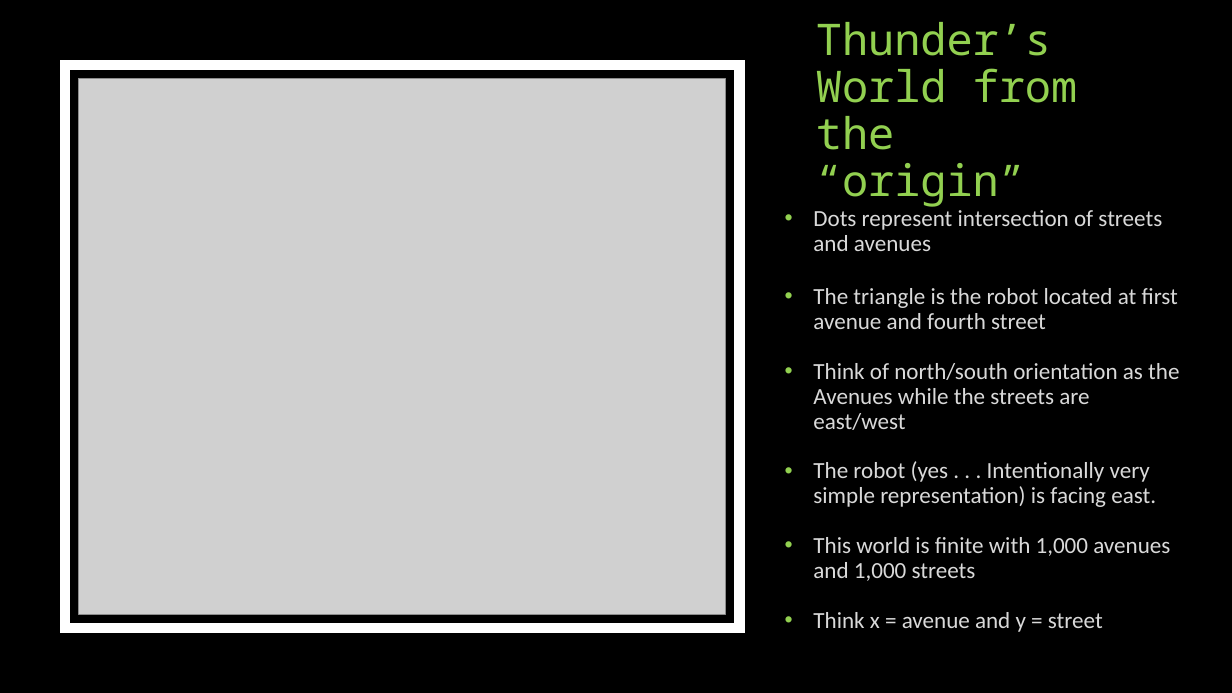
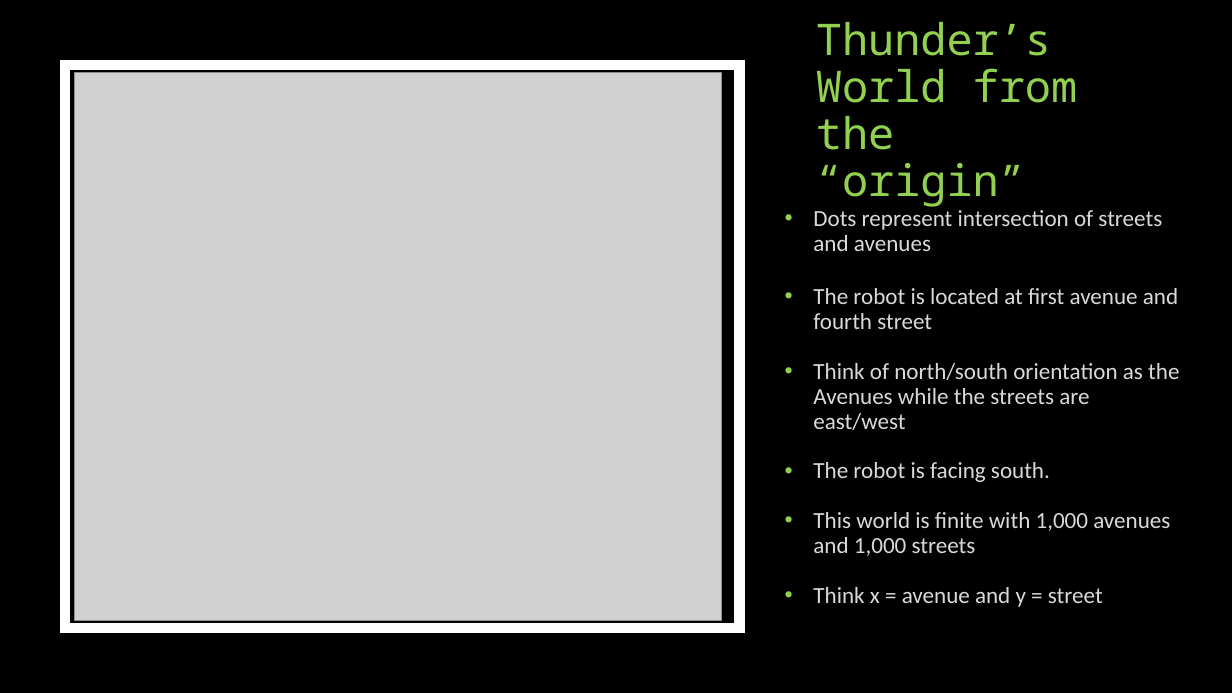
Before and after one commit to HHaiduk/thunder, a slide deck: slide 8 of Thunder_the_Robot.pptx (slide 7 before the commit). Drawn at 1232x693 pixels with LibreOffice and Linux fonts; fonts in the diff are those of the drawing; grey boxes stand for pictures. Boxes give left, top, right and bottom in pixels: in the first picture for what was removed or moved away, otherwise in the second. Text is boxed around its words. In the diff, an @@ line names an element or a change of style, - is before the commit and + after.

```diff
--- a/Thunder_the_Robot.pptx
+++ b/Thunder_the_Robot.pptx
@@ picture: place and size @@
-picture at (79, 79, 726, 615)
+picture at (75, 73, 722, 621)
@@ text at (813, 288, 1178, 329): text changed @@
-• The triangle is the robot located at first avenue and fourth street
+• The robot is located at first avenue and fourth street
@@ text at (813, 462, 1050, 482): text changed @@
-• The robot (yes . . . Intentionally very simple representation) is facing east.
+• The robot is facing south.
```
Also in this commit, not shown: 20 other slides changed, 9 slides added, 4 other files.
